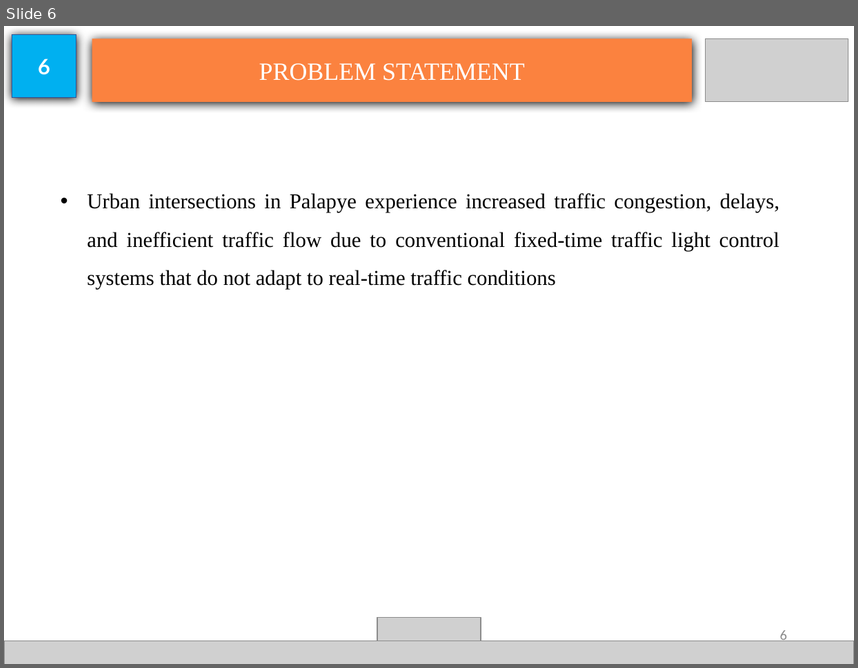
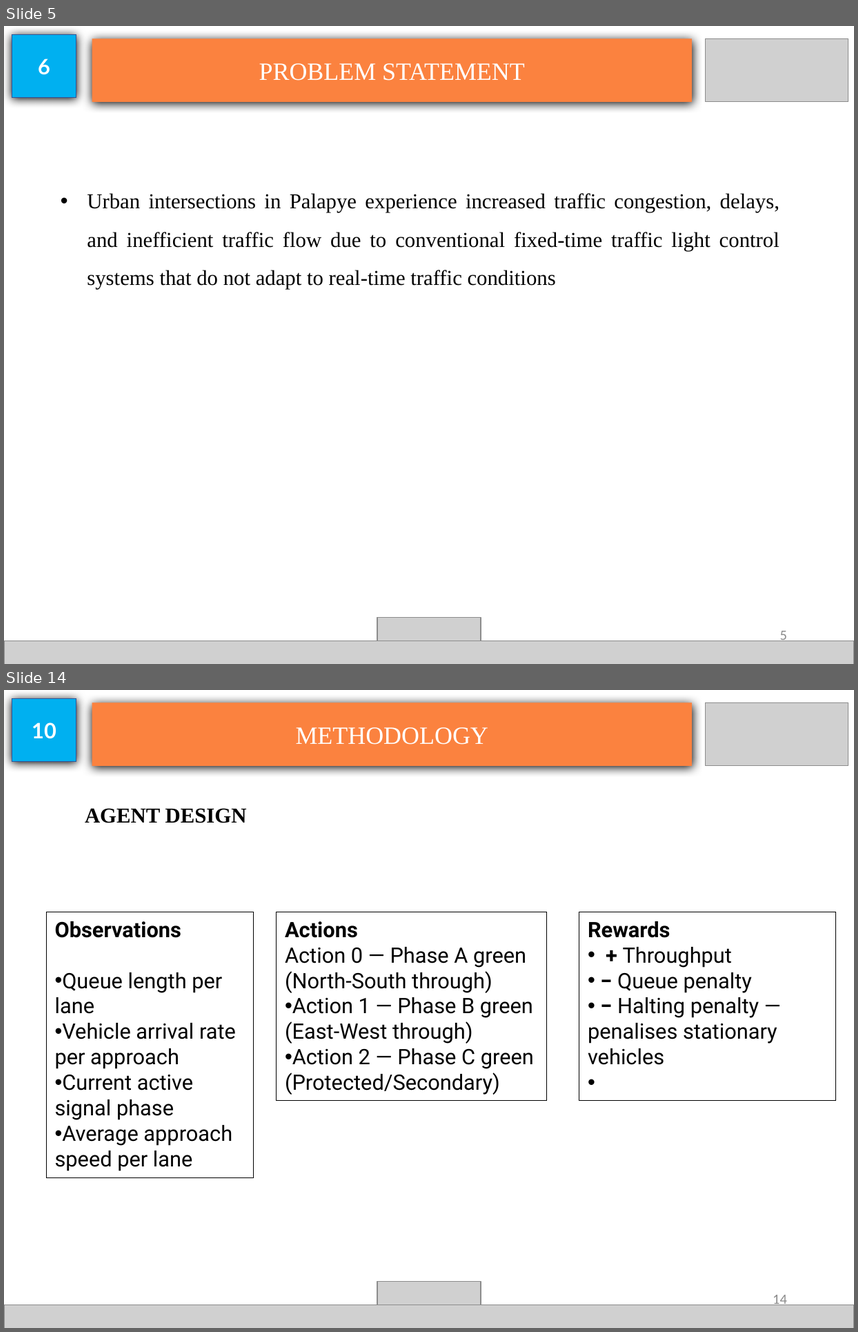
Before and after one commit to geranimoekia/Multi-Agent-Deep-Reinforcement-Learning-for-Adaptive-Traffic-Signal-Control-Palapye-A1-Corridor, a slide deck: docs/presentations/TSOTLHE SEIPHEPI FYP.pptx. Shown one above the other, each under a label of ours: slide 6 before the commit, slides 5 and 14 after it; the slides between them are not shown. The pictures are 858x668 and 858x1332 pixels, drawn with LibreOffice and Linux fonts; fonts in the diff are those of the drawing; grey boxes stand for pictures. Boxes give left, top, right and bottom in pixels: in the first picture for what was removed or moved away, otherwise in the second. Text is boxed around its words. In the diff, an @@ line names an element or a change of style, - is before the commit and + after.

```diff
--- a/docs/presentations/TSOTLHE SEIPHEPI FYP.pptx
+++ b/docs/presentations/TSOTLHE SEIPHEPI FYP.pptx
@@ slide 14 added at (4,690,854,1328), background #FFFFFF @@
@@ rectangle added at (12,698,76,761), fill #00B0F0, outline #2F5597 0.5 pt, 18 pt, text #FFFFFF, bold @@
+10
@@ rectangle added at (92,702,692,766), fill #FB823F, 21 pt, text #FFFFFF @@
+METHODOLOGY
@@ picture added at (705,702,848,766) @@
@@ text added at (85,808,247,823), 18 pt, text #000000, bold @@
+AGENT DESIGN
@@ rectangle added at (47,912,254,1178), outline #000000 0.75 pt, 18 pt, text #000000 @@
+Observations
+• Queue length per lane
+• Vehicle arrival rate per approach
+• Current active signal phase
+• Average approach speed per lane
@@ rectangle added at (277,912,547,1101), outline #000000 0.75 pt, 18 pt, text #000000 @@
+Actions
+Action 0 — Phase A green (North-South through)
+• Action 1 — Phase B green (East-West through)
+• Action 2 — Phase C green (Protected/Secondary)
@@ rectangle added at (579,912,836,1101), outline #000000 0.75 pt, 18 pt, text #000000 @@
+Rewards
+• + Throughput
+• − Queue penalty
+• − Halting penalty — penalises stationary vehicles
@@ picture added at (377,1281,481,1323) @@
@@ picture added at (4,1305,854,1328) @@
@@ page number added at (773,1294,787,1308), 12 pt, text #8C8C8C @@
+14
@@ what was slide 6 is now slide 5 @@
@@ page number at (780,630,787,641): text changed @@
-6
+5
```
Also in this commit, not shown: 8 slides changed, 16 other slides added, 6 slides removed, 2 other files.
